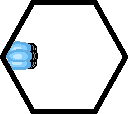
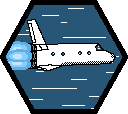
Layer changes from the first 128 x 114 image to the second:
added layer "Ship_0" above "Ship_45" over 6, 5, 122, 109
showed "Layer 6" over 6, 5, 122, 109
showed "Layer 4" over 6, 5, 122, 109
